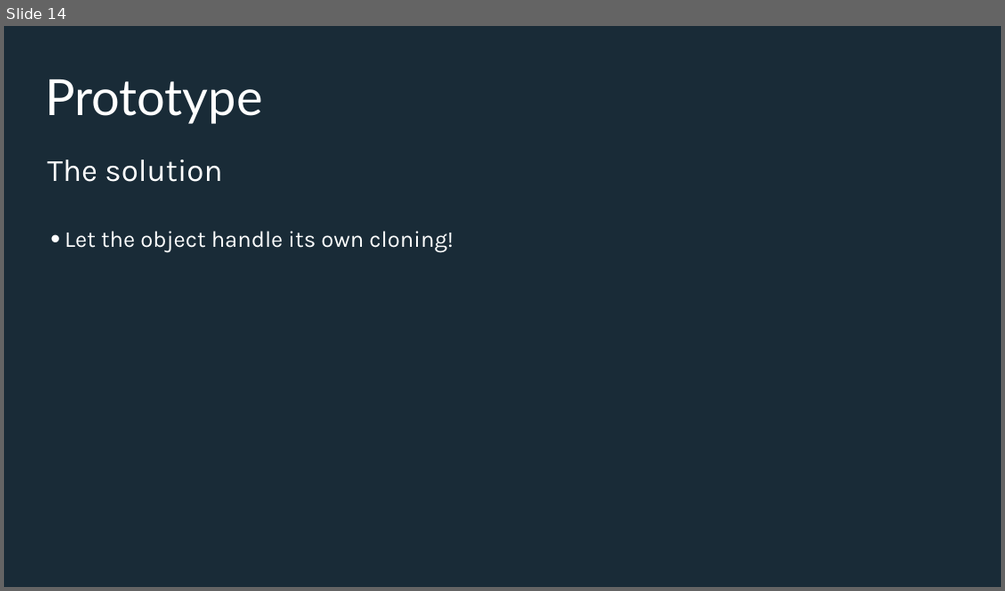
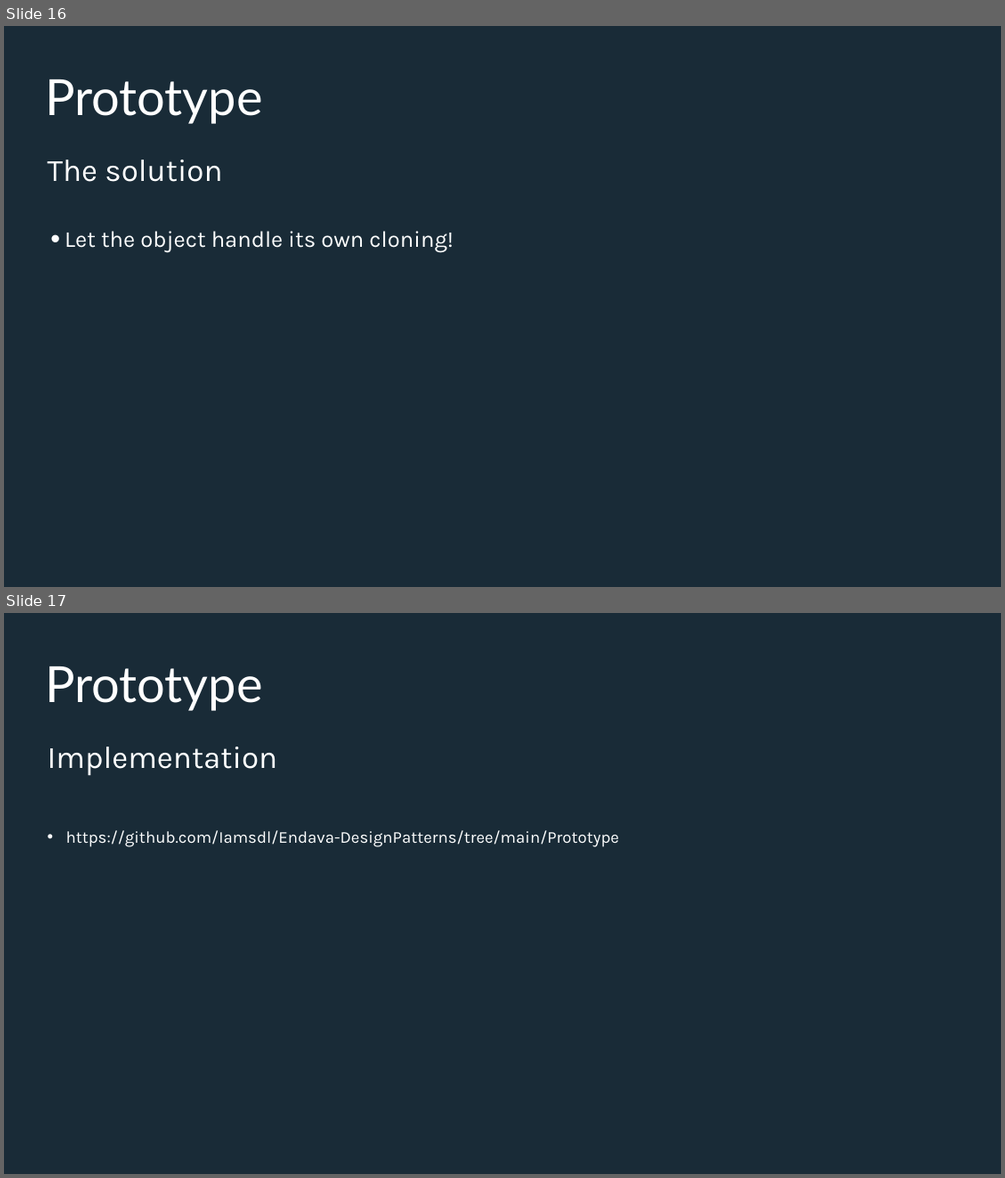
Before and after one commit to Iamsdl/Endava-DesignPatterns, a slide deck: PPT/Back to the basics, explaining design patterns with real life examples - Bridge & Prototype.pptx. Shown one above the other, each under a label of ours: slide 14 before the commit, slides 16 and 17 after it. The pictures are 1005x591 and 1005x1178 pixels, drawn with LibreOffice and Linux fonts; fonts in the diff are those of the drawing. Boxes give left, top, right and bottom in pixels: in the first picture for what was removed or moved away, otherwise in the second. Text is boxed around its words. In the diff, an @@ line names an element or a change of style, - is before the commit and + after.

```diff
--- a/PPT/Back to the basics, explaining design patterns with real life examples - Bridge & Prototype.pptx
+++ b/PPT/Back to the basics, explaining design patterns with real life examples - Bridge & Prototype.pptx
@@ slide 17 added at bbox=[4, 613, 1001, 1174], background #192B37 @@
@@ title added at bbox=[45, 666, 263, 711], 96 pt, text #FFFFFF @@
+Prototype
@@ text added at bbox=[48, 747, 278, 776], 60 pt, text #FEFFFF @@
+Implementation
@@ text added at bbox=[66, 830, 619, 847], 32 pt, text #FEFFFF @@
+• https://github.com/Iamsdl/Endava-DesignPatterns/tree/main/Prototype
@@ what was slide 14 is now slide 16 @@
```
Also in this commit, not shown: 1 slide changed, 3 other slides added, 2 slides removed, 3 other files.
